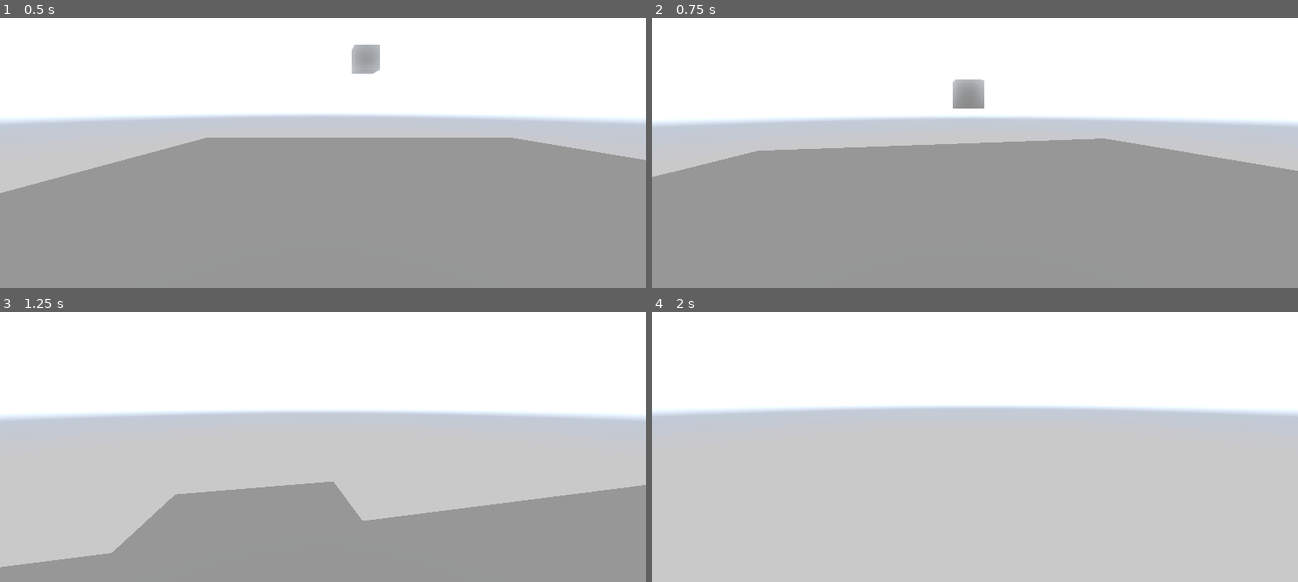
Above: before the commit, frames 1-4 (two rows, left to right).
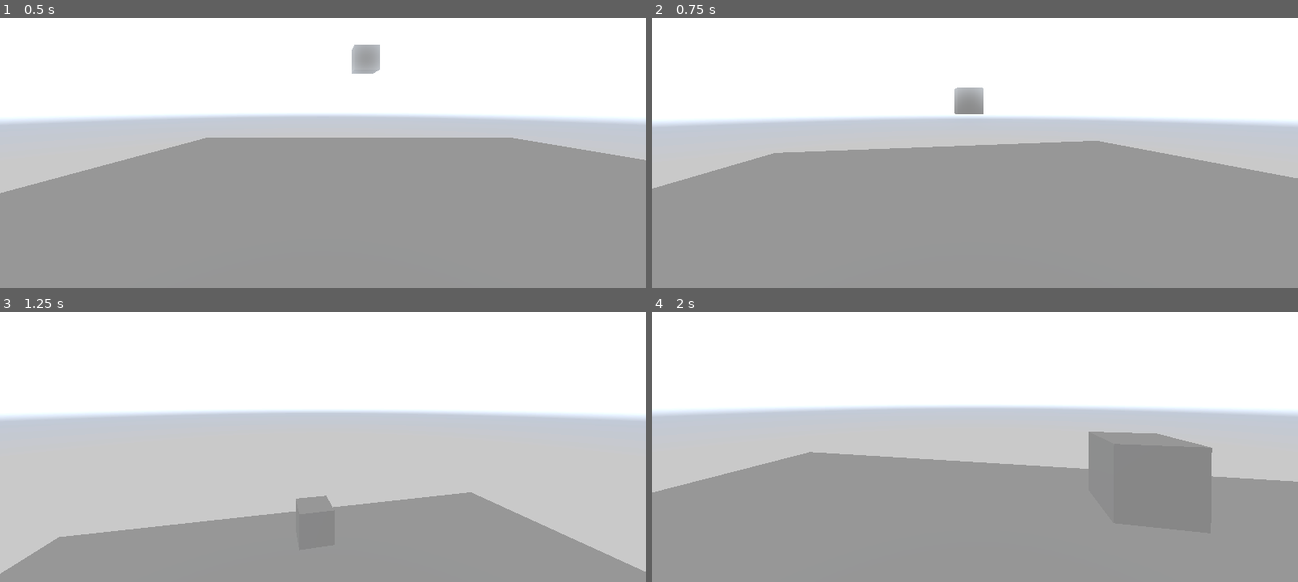
Above: after the commit, the same moments.

Repository: igorkll/EveryfunSandbox
Game: Godot game, scene res://world.tscn
Same seed, same stepped clock (60 frames per second), same inputs: the game is played once before the commit and once after it. A sky picture missing from this copy of the repository is replaced by a grey-blue gradient.
Inputs (mouse positions are in pixels of both pictures, inside the frame that each line leads up to):
- Up to frame 1 (0.5 s): no input
- Up to frame 2 (0.75 s): move the mouse to (1007, 104) at 0.52 s; hold W (move_forward) from 0.53 s (still down); hold Space (move_jump) from 0.53 s (still down)
- Up to frame 3 (1.25 s): keep holding W (move_forward); keep holding Space (move_jump)
- Up to frame 4 (2 s): keep holding W (move_forward); move the mouse to (942, 401) at 1.27 s; release Space (move_jump) at 1.28 s; tap Space (move_jump) at 1.35, 1.52, 1.82 s

Frame 1 is identical in both runs. In frame 2, 2.0% of the frame differs, in the area x 0-100%, y 22-64%; in frame 3, 8.8%; in frame 4, 45%, in the area x 0-100%, y 44-100%.

Commit message:
Update player.gd

Diff:
--- a/BlockWorld/player.gd
+++ b/BlockWorld/player.gd
@@ -4,10 +4,12 @@
 var fall_acceleration = 75
 var jump_acceleration = 10
 
-var max_fall_velocity = 250
-var max_move_velocity = 15
+var max_fall_velocity = 200
+var max_move_velocity = 5
 
-var velocity_down = 0.1
+var velocity_down = 0.00001
+
+var jump = false
 
 func _physics_process(delta):
 	var direction = Vector3.ZERO
@@ -20,19 +22,22 @@
 		direction.z -= 1
 	if Input.is_action_pressed("move_forward"):
 		direction.z += 1
+	if Input.is_action_just_pressed("move_jump"):
+		jump = true
+	if Input.is_action_just_released("move_jump"):
+		jump = false
 
 	var camera_basis = $Camera.global_transform.basis
 	var camera_direction = -camera_basis.z.normalized()
 	var camera_right = camera_basis.x.normalized()
 	var move_direction = (camera_direction * direction.z + camera_right * direction.x).normalized()
 
-	if Input.is_action_pressed("move_jump"):
-		velocity.y += jump_acceleration * delta
-
 	velocity.x += move_direction.x * move_acceleration * delta
 	velocity.z += move_direction.z * move_acceleration * delta
 
-	if not is_on_floor():
+	if jump:
+		velocity.y += jump_acceleration * delta
+	elif not is_on_floor():
 		velocity.y -= fall_acceleration * delta
 
 	var velocity2d = Vector2 (velocity.x, velocity.z);
